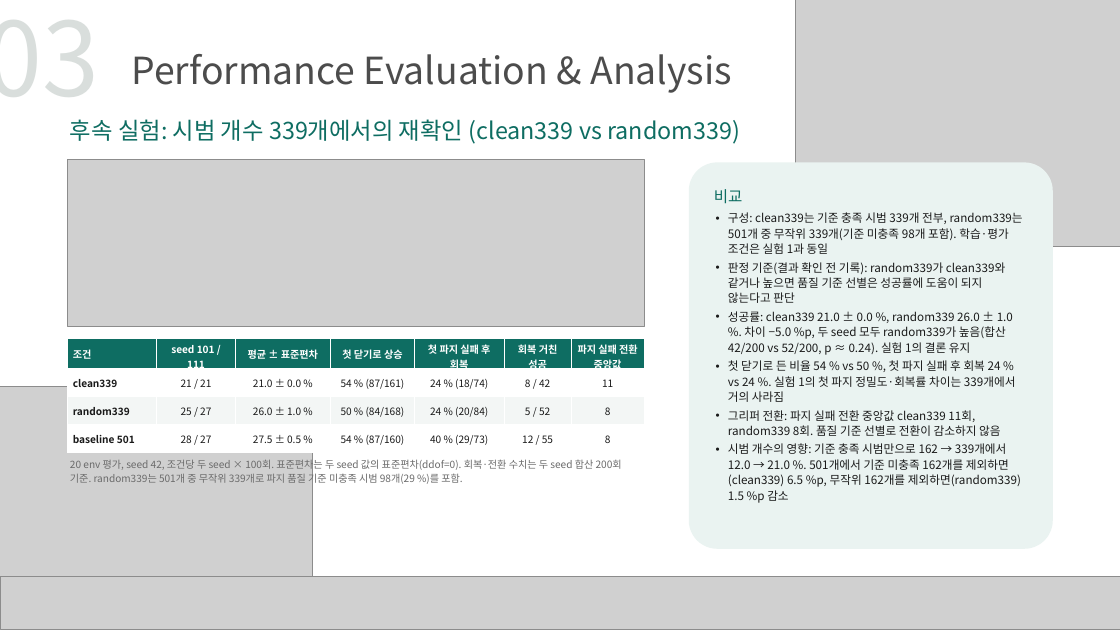
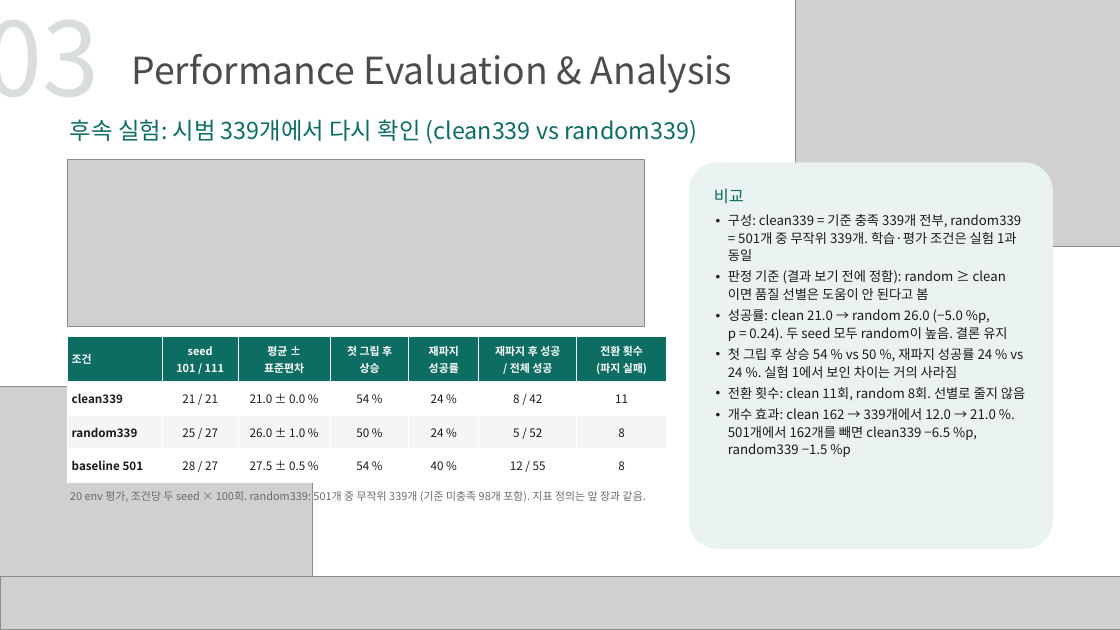
Before and after one commit to Epinephrine00/roboticsSim_1103work_team9, a slide deck: slide 9 of analysis/로보틱스시뮬레이션_과제2_9조.pptx. Drawn at 1120x630 pixels with LibreOffice and Linux fonts; fonts in the diff are those of the drawing; grey boxes stand for pictures. Boxes give left, top, right and bottom in pixels: in the first picture for what was removed or moved away, otherwise in the second. Text is boxed around its words. In the diff, an @@ line names an element or a change of style, - is before the commit and + after.

Commit message:
발표 자료 수정: 지표 이름 정리, 글자 크기 상향, 표 열 너비 조정
- 결과 표의 지표 이름을 정의와 함께 적음(첫 그립 후 상승, 재파지 성공률, 재파지 후 성공 / 전체 성공, 그리퍼 여닫기 횟수)
- 본문 17 pt, 표 15 pt로 상향, 결과 표 열 너비 조정, '감사합니다' 장을 부록 앞으로
- README와 분석 노트에 발표 자료와 노트 사이 용어 대응 추가
- 수치와 결론은 변경 없음

```diff
--- a/analysis/로보틱스시뮬레이션_과제2_9조.pptx
+++ b/analysis/로보틱스시뮬레이션_과제2_9조.pptx
@@ text at (70,119,697,144): text changed @@
-후속 실험: 시범 개수 339개에서의 재확인 (clean339 vs random339)
+후속 실험: 시범 339개에서 다시 확인 (clean339 vs random339)
@@ text in rounded rectangle at (714,188,744,204): size 20 to 21 pt in "비교" @@
@@ text in rounded rectangle at (728,214,1025,457): text changed; size 15 to 17 pt @@
-• 구성: clean339는 기준 충족 시범 339개 전부, random339는 501개 중 무작위 339개(기준 미충족 98개 포함). 학습·평가 조건은 실험 1과 동일
-• 판정 기준(결과 확인 전 기록): random339가 clean339와 같거나 높으면 품질 기준 선별은 성공률에 도움이 되지 않는다고 판단
-• 성공률: clean339 21.0 ± 0.0 %, random339 26.0 ± 1.0 %. 차이 −5.0 %p, 두 seed 모두 random339가 높음(합산 42/200 vs 52/200, p ≈ 0.24). 실험 1의 결론 유지
-• 첫 닫기로 든 비율 54 % vs 50 %, 첫 파지 실패 후 회복 24 % vs 24 %. 실험 1의 첫 파지 정밀도·회복률 차이는 339개에서 거의 사라짐
-• 그리퍼 전환: 파지 실패 전환 중앙값 clean339 11회, random339 8회. 품질 기준 선별로 전환이 감소하지 않음
-• 시범 개수의 영향: 기준 충족 시범만으로 162 → 339개에서 12.0 → 21.0 %. 501개에서 기준 미충족 162개를 제외하면(clean339) 6.5 %p, 무작위 162개를 제외하면(random339) 1.5 %p 감소
+• 구성: clean339 = 기준 충족 339개 전부, random339 = 501개 중 무작위 339개. 학습·평가 조건은 실험 1과 동일
+• 판정 기준 (결과 보기 전에 정함): random ≥ clean이면 품질 선별은 도움이 안 된다고 봄
+• 성공률: clean 21.0 → random 26.0 (−5.0 %p, p = 0.24). 두 seed 모두 random이 높음. 결론 유지
+• 첫 그립 후 상승 54 % vs 50 %, 재파지 성공률 24 % vs 24 %. 실험 1에서 보인 차이는 거의 사라짐
+• 전환 횟수: clean 11회, random 8회. 선별로 줄지 않음
+• 개수 효과: clean 162 → 339개에서 12.0 → 21.0 %. 501개에서 162개를 빼면 clean339 −6.5 %p, random339 −1.5 %p
@@ table at (67,336,666,482) @@
-row 1: 조건 | seed 101 / 111 | 평균 ± 표준편차 | 첫 닫기로 상승 | 첫 파지 실패 후 회복 | 회복 거친 성공 | 파지 실패 전환 중앙값
+row 1: 조건 | seed / 101 / 111 | 평균 ± / 표준편차 | 첫 그립 후 / 상승 | 재파지 / 성공률 | 재파지 후 성공 / / 전체 성공 | 전환 횟수 / (파지 실패)
-row 2, column 4: 54 % (87/161)
+row 2, column 4: 54 %
-row 2, column 5: 24 % (18/74)
+row 2, column 5: 24 %
-row 3, column 4: 50 % (84/168)
+row 3, column 4: 50 %
-row 3, column 5: 24 % (20/84)
+row 3, column 5: 24 %
-row 4, column 4: 54 % (87/160)
+row 4, column 4: 54 %
-row 4, column 5: 40 % (29/73)
+row 4, column 5: 40 %
@@ size 13 to 14 pt in "조건" @@
@@ size 13 to 15 pt in "clean339", "21 / 21", "21.0 ± 0.0 %", "8 / 42" and 11 more places @@
@@ table: place and size @@
-table at (67,339,644,451)
+table at (67,336,666,482)
@@ text at (70,491,646,502): text changed; size 13 to 14 pt @@
-20 env 평가, seed 42, 조건당 두 seed × 100회. 표준편차는 두 seed 값의 표준편차(ddof=0). 회복·전환 수치는 두 seed 합산 200회 기준. random339는 501개 중 무작위 339개로 파지 품질 기준 미충족 시범 98개(29 %)를 포함.
+20 env 평가, 조건당 두 seed × 100회. random339: 501개 중 무작위 339개 (기준 미충족 98개 포함). 지표 정의는 앞 장과 같음.
```
Also in this commit, not shown: 9 other slides changed, 3 other files.
